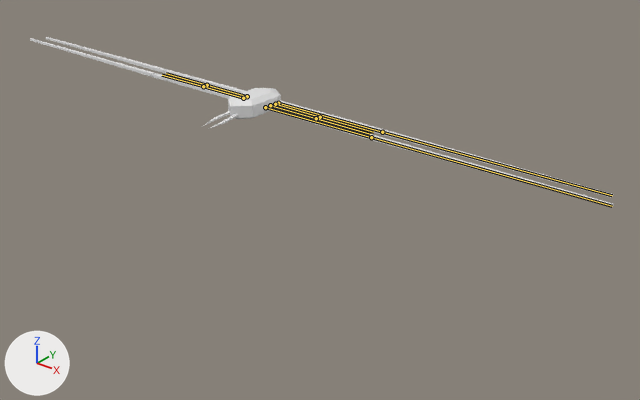
The Blender file Enemies/Harvestman.blend as it was, and as the next commit left it.
Camera for both pictures: a camera (50 mm lens) standing at (37.4, -40.2, 18.6) and looking at (4.4, 1.0, -6.9). The lights are fixed; the arrows at lower left show +X, +Y and +Z. The first picture is the older version. The bones that change are drawn over the model as lines.

In view in the first picture: 'Body', 'LeftMandible', 'LeftMiddleBackShin', 'LeftMiddleBackThigh', 'LeftMiddleFrontShin', 'LeftMiddleFrontThigh', 'RightMandible', 'RightMiddleBackShin', 'RightMiddleBackThigh', 'RightMiddleFrontShin', 'RightMiddleFrontThigh', 'RightVeryBackShin', 'RightVeryBackThigh', 'RightVeryFrontShin', 'RightVeryFrontThigh' and 4 more.
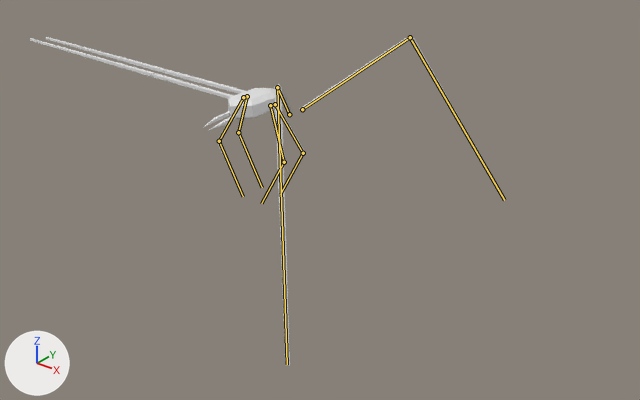
The newer file adds an action. The first version stands in its rest pose; the second is drawn at frame 10 of the action 'die'.

What differs and where, as boxes (x1, y1, x2, y2) in the pictures (640 x 400 px):
'RightVeryFrontShin', posed: before (371, 135, 614, 207); after (274, 88, 290, 365)
'RightVeryBackShin', posed (58% narrower, 144% taller): before (382, 130, 613, 197); after (409, 36, 506, 201)
'RightVeryBackThigh', posed (117% taller): before (276, 100, 384, 134); after (300, 36, 411, 111)
'RightVeryFrontThigh', posed (82% narrower, 8% shorter): before (265, 105, 374, 140); after (274, 84, 293, 116)
'RightMiddleBackThigh', posed (33% narrower, 233% taller): before (274, 103, 321, 117); after (274, 105, 305, 154)
'RightMiddleFrontThigh', posed (65% narrower, 269% taller): before (270, 104, 317, 119); after (270, 105, 286, 163)
'RightMiddleBackShin', posed: before (320, 115, 370, 131); after (285, 154, 305, 187)
'LeftMiddleBackShin', posed (42% narrower, 323% taller): before (166, 73, 208, 85); after (238, 133, 262, 187)
'LeftMiddleFrontShin', posed (36% narrower, 350% taller): before (165, 75, 203, 86); after (218, 141, 242, 194)
'LeftMiddleFrontThigh', posed: before (202, 85, 237, 96); after (217, 122, 231, 142)
'LeftMiddleBackThigh', posed: before (206, 84, 240, 94); after (237, 119, 244, 133)
'RightMiddleFrontShin', posed: before (316, 117, 364, 132); after (263, 163, 286, 202)
'RightMandible', posed (6% taller): before (209, 114, 238, 129); after (209, 114, 238, 130)
'LeftMandible', posed: before (202, 111, 230, 127); after (203, 111, 230, 128)
bone 'Bone.006.R', root to tip: before (247, 96) to (207, 85); after (247, 96) to (238, 132)
bone 'Bone.007.R', root to tip: before (207, 85) to (166, 73); after (238, 132) to (262, 187)
bone 'Bone.008.R', root to tip: before (243, 98) to (203, 86); after (243, 97) to (219, 141)
bone 'Bone.009.R', root to tip: before (203, 86) to (162, 75); after (219, 141) to (243, 196)
bone 'Bone.002.L', root to tip: before (265, 107) to (371, 137); after (289, 114) to (277, 87)
bone 'Bone.003.L', root to tip: before (371, 137) to (612, 206); after (277, 87) to (287, 364)
bone 'Bone.004.L', root to tip: before (278, 103) to (382, 132); after (302, 109) to (410, 37)
bone 'Bone.005.L', root to tip: before (382, 132) to (612, 195); after (410, 37) to (504, 200)
bone 'Bone.006.L', root to tip: before (275, 104) to (320, 117); after (275, 104) to (303, 153)
bone 'Bone.007.L', root to tip: before (320, 117) to (373, 132); after (303, 153) to (280, 194)
bone 'Bone.008.L', root to tip: before (270, 105) to (316, 118); after (270, 105) to (284, 162)
bone 'Bone.009.L', root to tip: before (316, 118) to (370, 134); after (284, 162) to (261, 203)

The edits, one by one:
Bone 'Bone.006.R' (bone_bone_006_r) turns from (0, 0, 0) to (-60, 0, 25) degrees about its own x, y and z.
Bone 'Bone.007.R' (bone_bone_007_r) moves from (0.0, 0.0, 0.0) to (-0.1, 0.0, 0.0).
Bone 'Bone.007.R' (bone_bone_007_r) turns from (0, 0, 0) to (-63, 21, -13) degrees about its own x, y and z.
Bone 'Bone.008.R' (bone_bone_008_r) turns from (0, 0, 0) to (-60, 0, -25) degrees about its own x, y and z.
Bone 'Bone.009.R' (bone_bone_009_r) moves from (0.0, 0.0, 0.0) to (0.0, -0.1, 0.0).
Bone 'Bone.009.R' (bone_bone_009_r) turns from (0, 0, 0) to (-62, -22, 13) degrees about its own x, y and z.
Bone 'Bone.002.L' (bone_bone_002_l) moves from (0.0, 0.0, 0.0) to (0.0, 2.0, 0.0).
Bone 'Bone.002.L' (bone_bone_002_l) turns from (0, 0, 0) to (36, -30, 35) degrees about its own x, y and z.
Bone 'Bone.003.L' (bone_bone_003_l) moves from (0.0, 0.0, 0.0) to (-0.2, 0.0, 0.0).
Bone 'Bone.003.L' (bone_bone_003_l) turns from (0, 0, 0) to (-109, 25, -40) degrees about its own x, y and z.
Bone 'Bone.004.L' (bone_bone_004_l) moves from (0.0, 0.0, 0.0) to (0.0, 2.0, 0.0).
Bone 'Bone.004.L' (bone_bone_004_l) turns from (0, 0, 0) to (35, 30, -35) degrees about its own x, y and z.
Bone 'Bone.005.L' (bone_bone_005_l) moves from (0.0, 0.0, 0.0) to (0.1, 0.1, 0.0).
Bone 'Bone.005.L' (bone_bone_005_l) turns from (0, 0, 0) to (-109, -26, 41) degrees about its own x, y and z.
Bone 'Bone.006.L' (bone_bone_006_l) turns from (0, 0, 0) to (-60, 0, -25) degrees about its own x, y and z.
Bone 'Bone.007.L' (bone_bone_007_l) moves from (0.0, 0.0, 0.0) to (0.1, 0.0, 0.0).
Bone 'Bone.007.L' (bone_bone_007_l) turns from (0, 0, 0) to (-63, -21, 13) degrees about its own x, y and z.
Bone 'Bone.008.L' (bone_bone_008_l) turns from (0, 0, 0) to (-60, 0, 25) degrees about its own x, y and z.
Bone 'Bone.009.L' (bone_bone_009_l) moves from (0.0, 0.0, 0.0) to (0.0, -0.1, 0.0).
Bone 'Bone.009.L' (bone_bone_009_l) turns from (0, 0, 0) to (-62, 22, -13) degrees about its own x, y and z.
